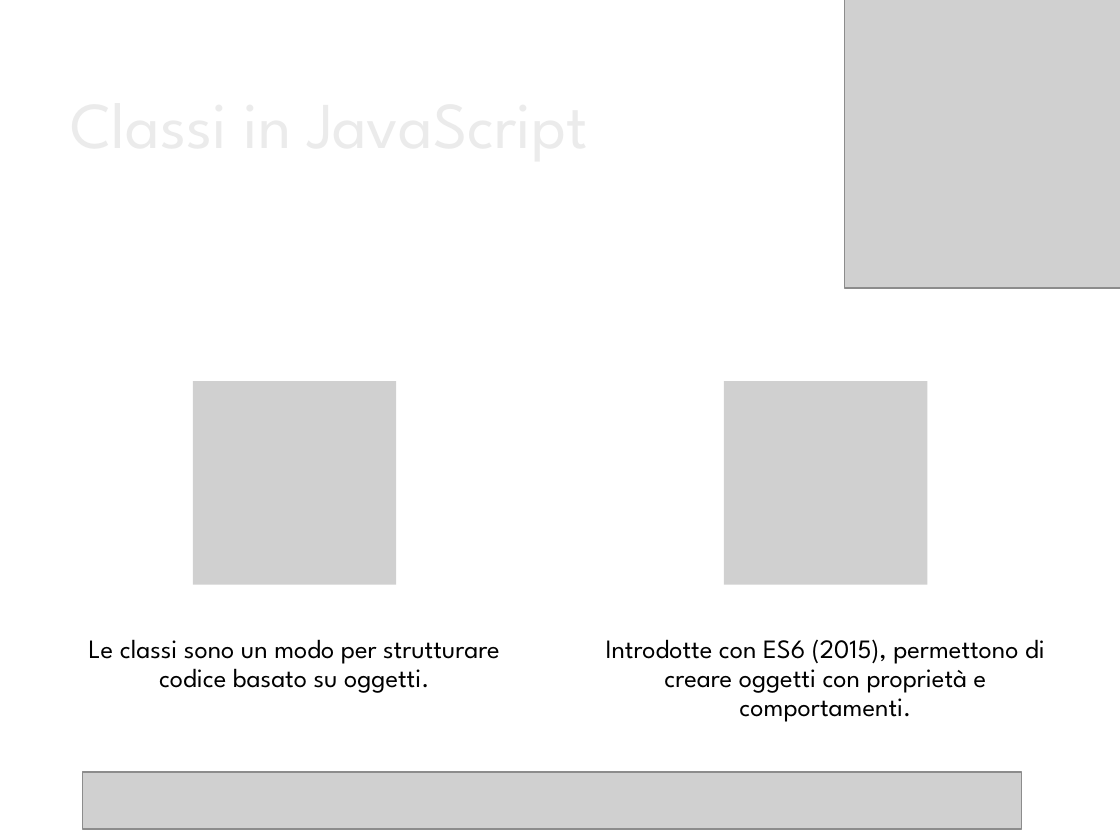
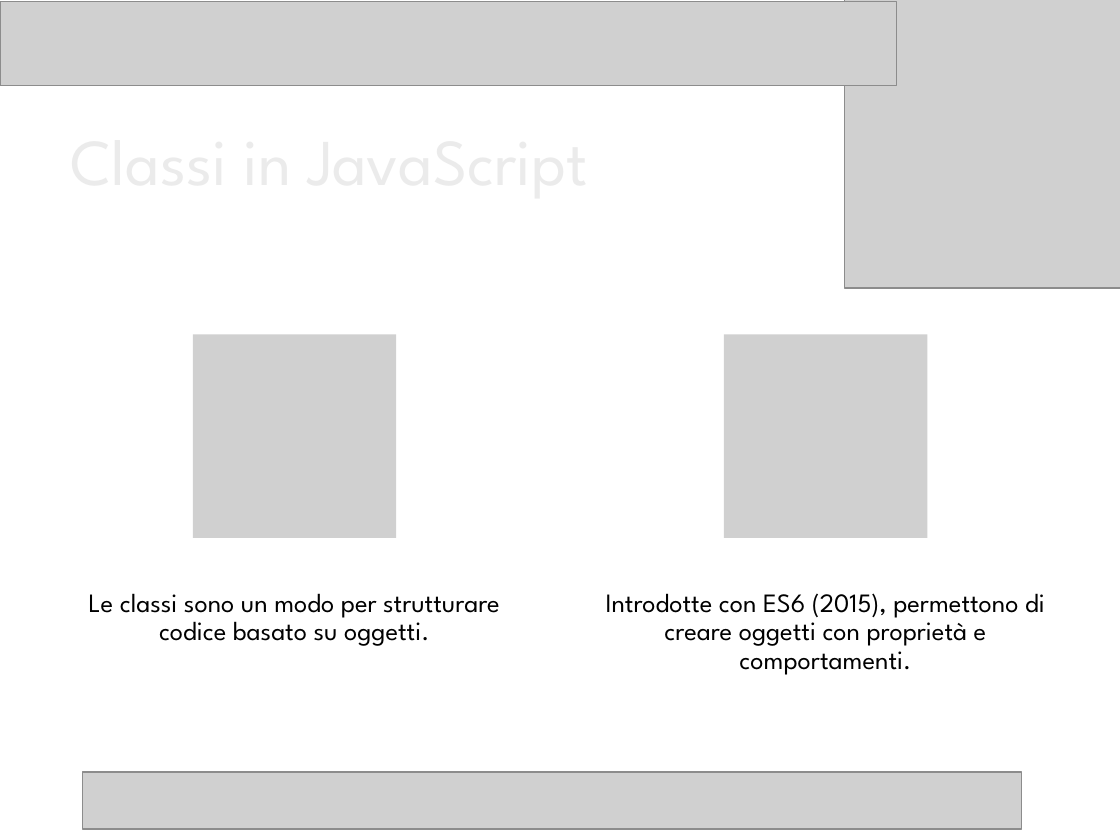
Before and after one commit to MattiaTiozzoDev/AngularStartCourse, a slide deck: slide 1 of Slide_Teoriche_Classi_JS.pptx. Drawn at 1120x840 pixels with LibreOffice and Linux fonts; fonts in the diff are those of the drawing; grey boxes stand for pictures; background and template pictures are left out. Boxes give left, top, right and bottom in pixels: in the first picture for what was removed or moved away, otherwise in the second. Text is boxed around its words. In the diff, an @@ line names an element or a change of style, - is before the commit and + after.

```diff
--- a/Slide_Teoriche_Classi_JS.pptx
+++ b/Slide_Teoriche_Classi_JS.pptx
@@ picture added at <box>0,1,896,85</box> @@
@@ title "Classi in JavaScript": place and size @@
-title "Classi in JavaScript" at <box>59,77,909,202</box>
+title "Classi in JavaScript" at <box>59,114,909,239</box>
@@ 2 pictures, 2 texts: place and size @@
-2 pictures, 2 texts at <box>89,381,1045,722</box>
+2 pictures, 2 texts at <box>89,335,1045,675</box>
```
Also in this commit, not shown: 11 other slides changed, 1 other file.
